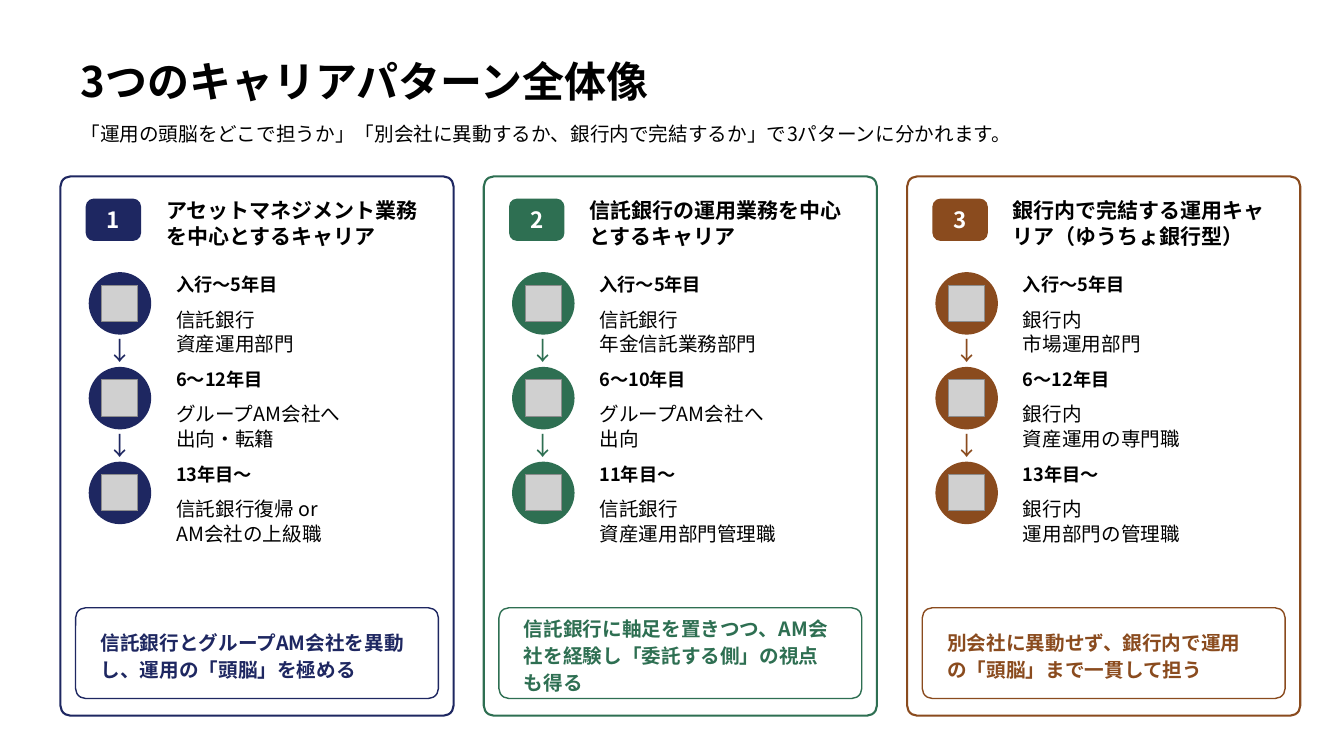
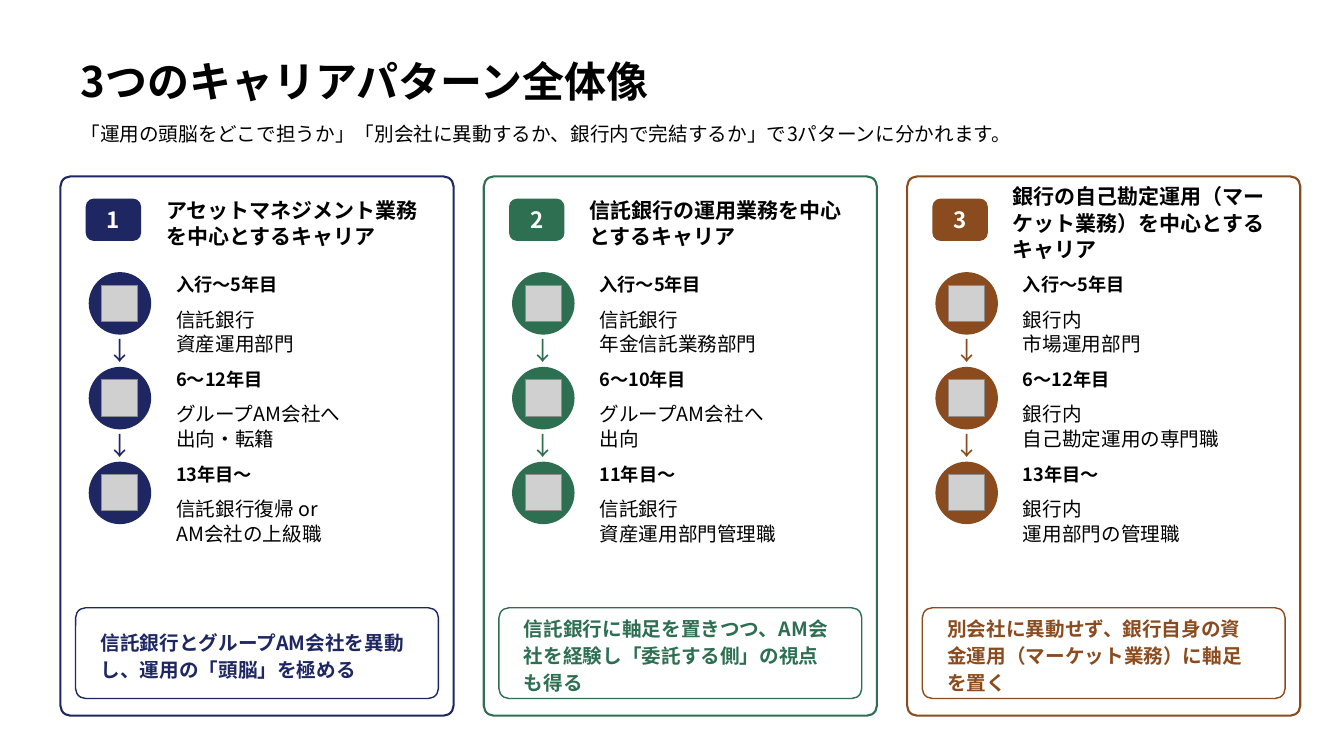
Before and after one commit to nasukazunori/NasuVault2, a slide deck: slide 3 of 信吾/銀行研究/添付ファイル/信託銀行キャリア形成モデル.pptx. Drawn at 1344x756 pixels with LibreOffice and Linux fonts; fonts in the diff are those of the drawing; grey boxes stand for pictures. Boxes give left, top, right and bottom in pixels: in the first picture for what was removed or moved away, otherwise in the second. Text is boxed around its words. In the diff, an @@ line names an element or a change of style, - is before the commit and + after.

```diff
--- a/信吾/銀行研究/添付ファイル/信託銀行キャリア形成モデル.pptx
+++ b/信吾/銀行研究/添付ファイル/信託銀行キャリア形成モデル.pptx
@@ text at [1013, 186, 1265, 259]: text changed @@
-銀行内で完結する運用キャリア（ゆうちょ銀行型）
+銀行の自己勘定運用（マーケット業務）を中心とするキャリア
@@ text at [1023, 429, 1219, 448]: text changed @@
-資産運用の専門職
+自己勘定運用の専門職
@@ text at [947, 619, 1241, 692]: text changed @@
-別会社に異動せず、銀行内で運用の「頭脳」まで一貫して担う
+別会社に異動せず、銀行自身の資金運用（マーケット業務）に軸足を置く
```
Also in this commit, not shown: 3 other slides changed, 2 other files.
